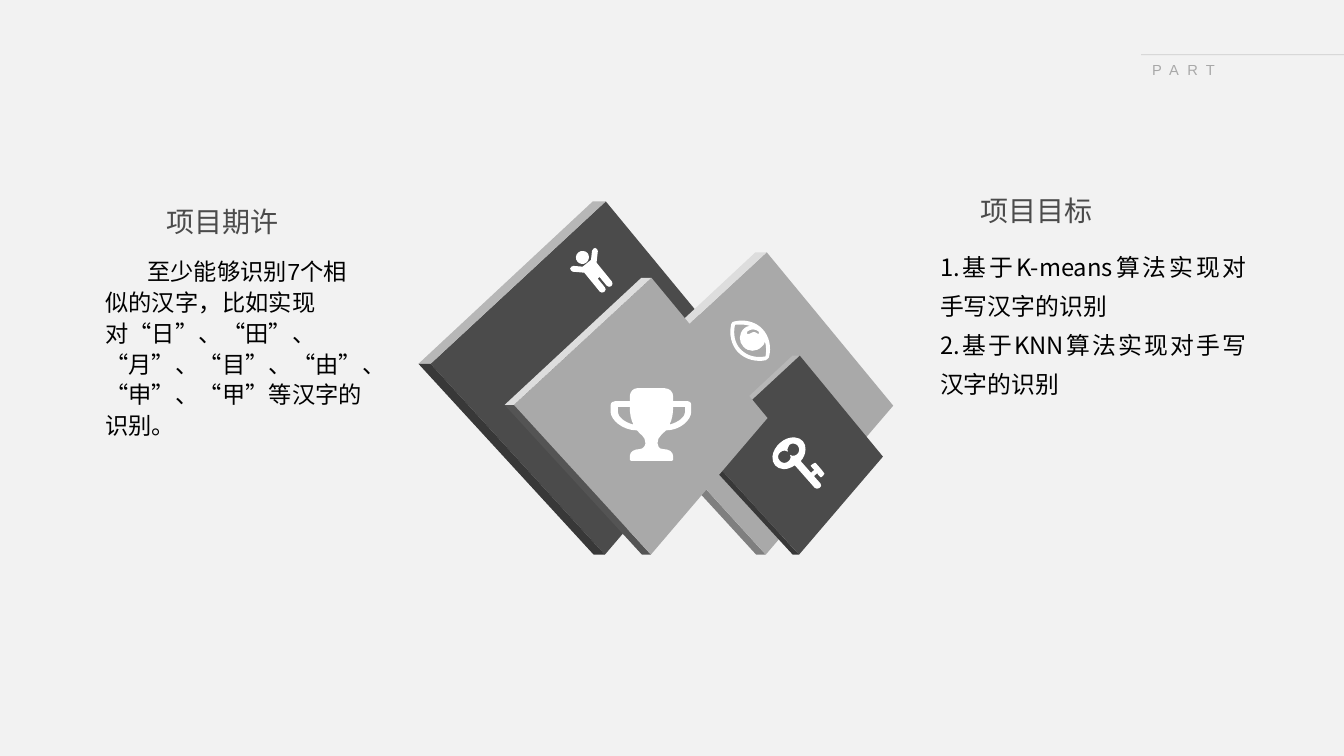
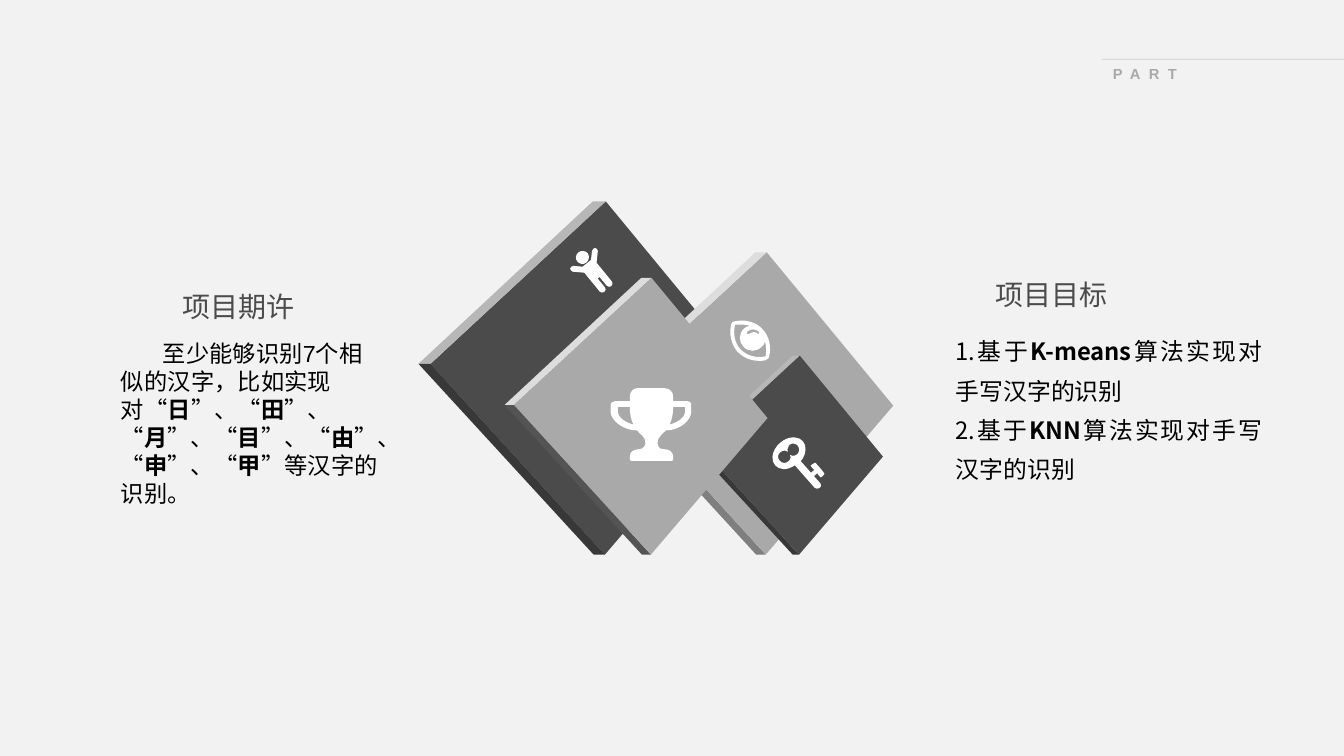
Before and after one commit to Bistu-OSSDT-2022/OnePiece, a slide deck: slide 7 of 汉字识别.pptx. Drawn at 1344x756 pixels with LibreOffice and Linux fonts; fonts in the diff are those of the drawing; background and template pictures are left out. Boxes give left, top, right and bottom in pixels: in the first picture for what was removed or moved away, otherwise in the second. Text is boxed around its words. In the diff, an @@ line names an element or a change of style, - is before the commit and + after.

```diff
--- a/汉字识别.pptx
+++ b/汉字识别.pptx
@@ line moved from (1344, 54) - (1141, 54) to (1344, 59) - (1102, 59) @@
@@ text "PART TWO" moved from (x1=1142, y1=55, x2=1324, y2=85) to (x1=1103, y1=60, x2=1285, y2=89) @@
@@ text "PART TWO" at (x1=1103, y1=60, x2=1285, y2=89): bold on @@
@@ 4 texts moved together from (x1=105, y1=197, x2=1247, y2=436) to (x1=121, y1=281, x2=1263, y2=504) @@
@@ text "1.基于K-means算法实现对手写汉字的识别" at (x1=956, y1=340, x2=1263, y2=441): bold on in "1.基于K-means算法实现对手写汉字的识别", "2.基于KNN算法实现对手写汉字的识别" @@
@@ text "至少能够识别7个相似的汉字，比如实现对“日”、“田”、“月”、“目”、“由”、“申”、“甲”等汉字的识别。" at (x1=121, y1=342, x2=401, y2=504): bold on in "至少能够识别7个相似的汉字，比如实现对“日”、“田”、“月”、“目”、“由”、“申”、“甲”等汉字的识别。"; line spacing 1.1 to 1 @@
```
Also in this commit, not shown: 14 other slides changed, 4 slides added.
